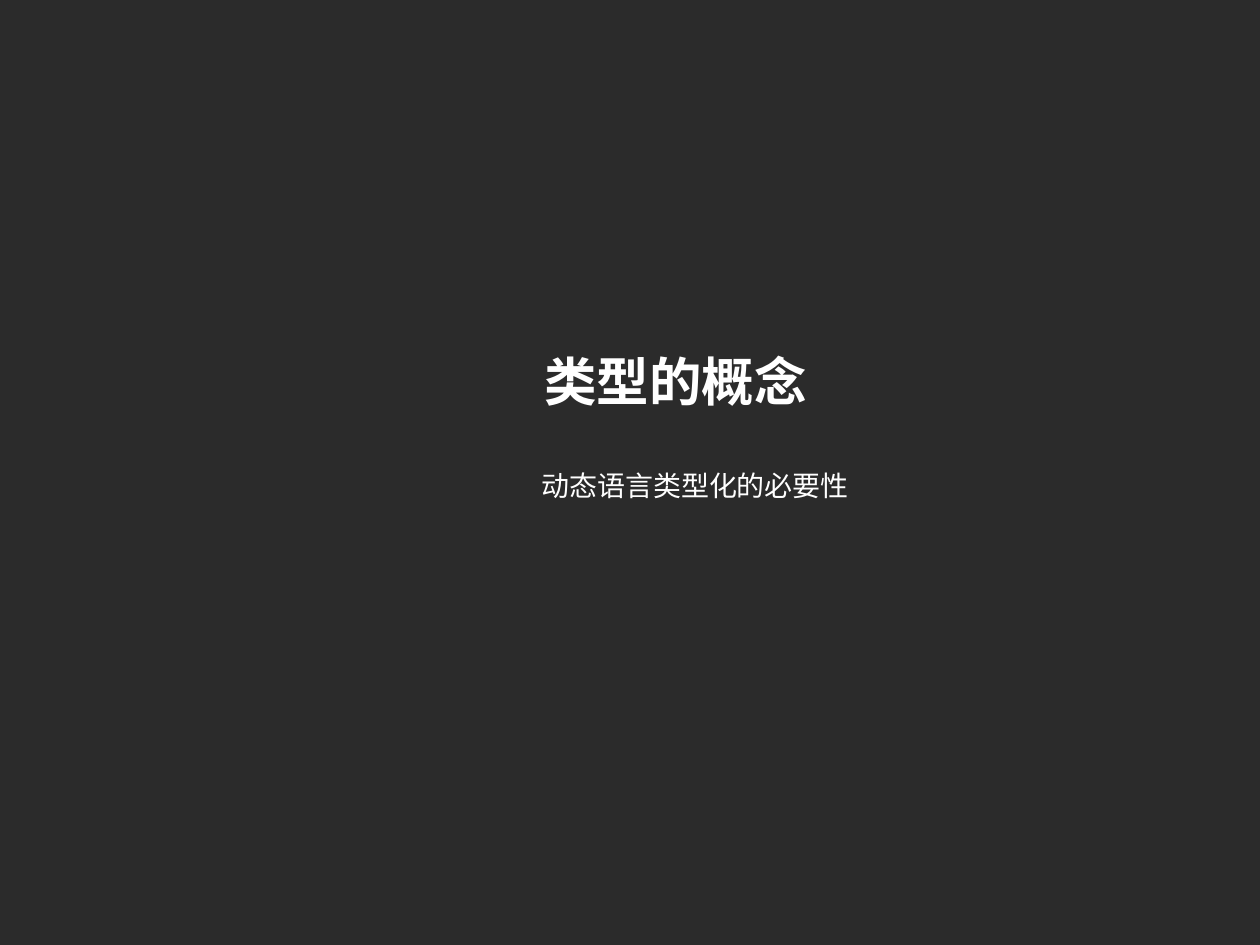
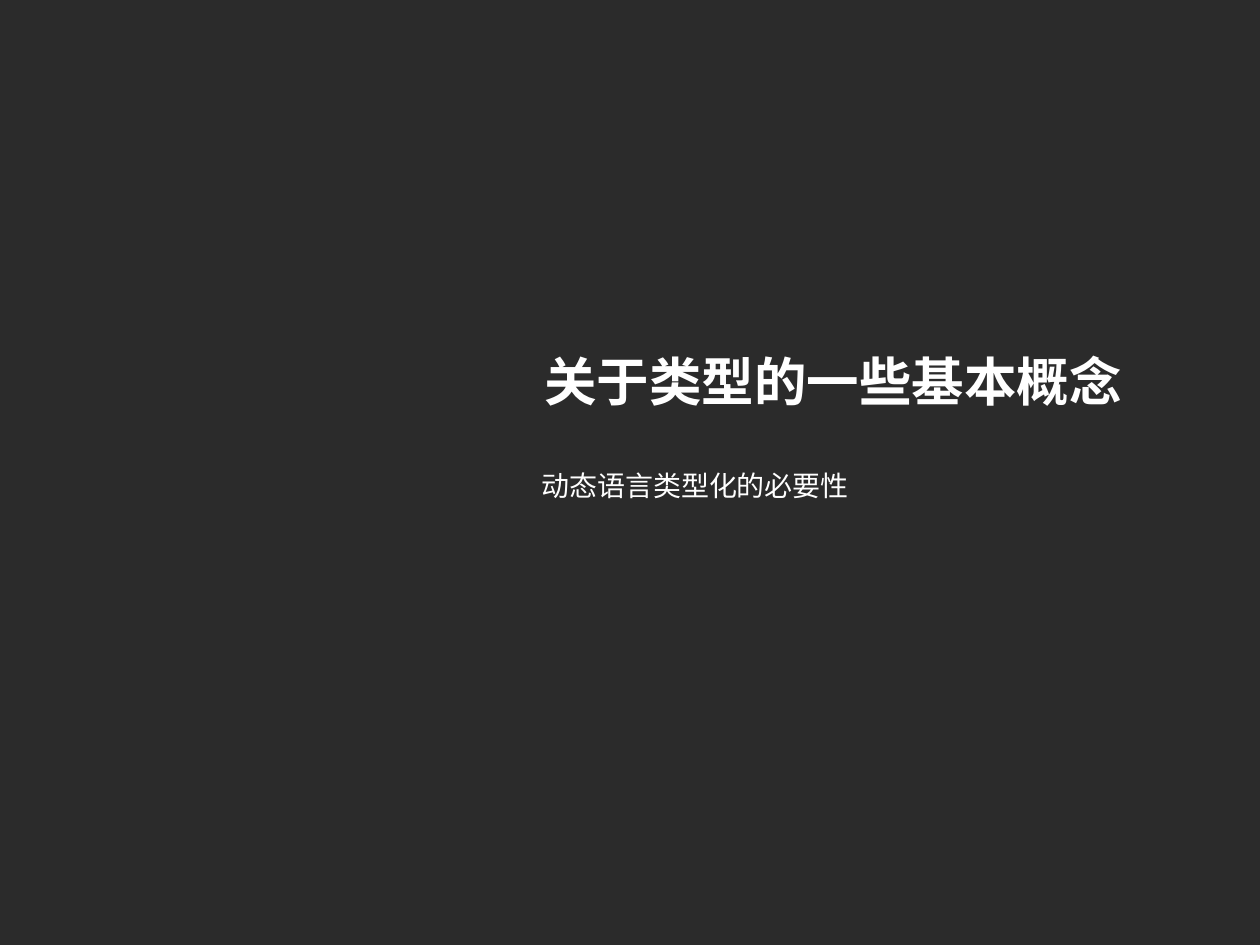
Before and after one commit to imlyzh/pycon, a slide deck: slide 3 of 静态类型的Python.pptx. Drawn at 1260x945 pixels with LibreOffice and Linux fonts; fonts in the diff are those of the drawing; background and template pictures are left out; a plain dark background stands for a picture behind light text. Boxes give left, top, right and bottom in pixels: in the first picture for what was removed or moved away, otherwise in the second. Text is boxed around its words. In the diff, an @@ line names an element or a change of style, - is before the commit and + after.

```diff
--- a/静态类型的Python.pptx
+++ b/静态类型的Python.pptx
@@ text at [544, 355, 1121, 406]: text changed @@
-类型的概念
+关于类型的一些基本概念
```
Also in this commit, not shown: 8 other slides changed, 3 slides added, 1 slide removed.
